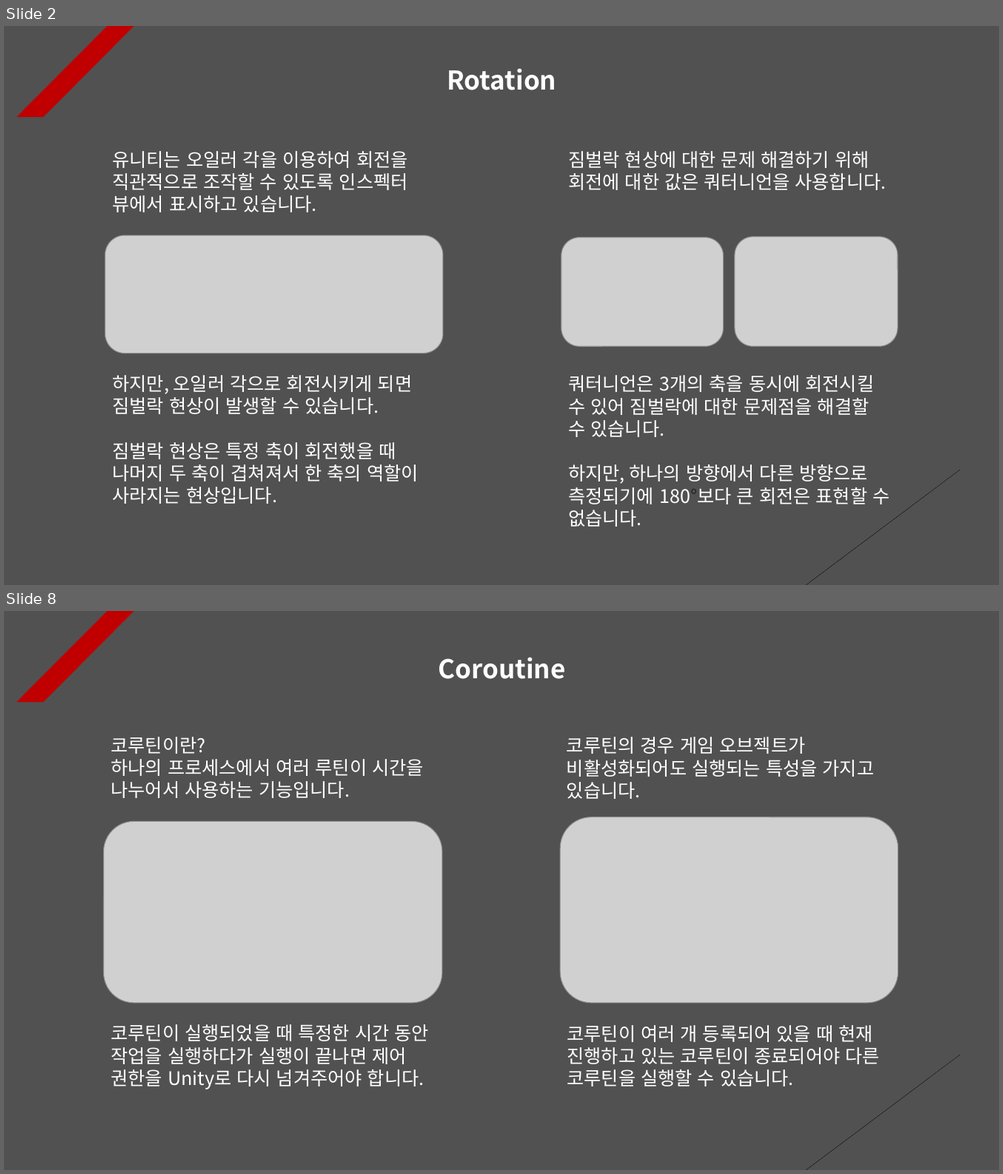
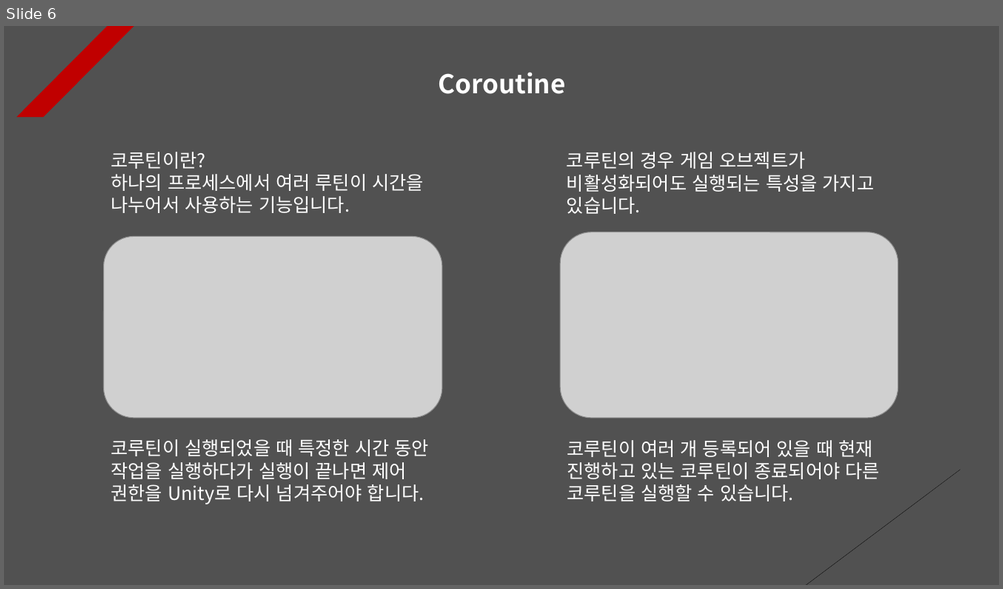
Before and after one commit to Unity2033/3D-UnityEngine, a slide deck: Assets/Rotation/PPT Data/Rotation Example.pptx. Shown one above the other, each under a label of ours: slides 2 and 8 before the commit, slide 6 after it; the slides between them are not shown. The pictures are 1003x1174 and 1003x589 pixels, drawn with LibreOffice and Linux fonts; fonts in the diff are those of the drawing; grey boxes stand for pictures. Boxes give left, top, right and bottom in pixels: in the first picture for what was removed or moved away, otherwise in the second. Text is boxed around its words. In the diff, an @@ line names an element or a change of style, - is before the commit and + after.

```diff
--- a/Assets/Rotation/PPT Data/Rotation Example.pptx
+++ b/Assets/Rotation/PPT Data/Rotation Example.pptx
@@ slide 2 removed at [4, 26, 999, 585], background #515151; not listed: 2 template elements that a slide beside it also shows @@
@@ text removed at [447, 68, 556, 90] @@
-Rotation
@@ text removed at [112, 151, 408, 212] @@
-유니티는 오일러 각을 이용하여 회전을 직관적으로 조작할 수 있도록 인스펙터 뷰에서 표시하고 있습니다.
@@ text removed at [568, 151, 886, 190] @@
-짐벌락 현상에 대한 문제 해결하기 위해 회전에 대한 값은 쿼터니언을 사용합니다.
@@ picture removed at [105, 235, 443, 354] @@
@@ picture removed at [561, 238, 723, 347] @@
@@ picture removed at [734, 237, 897, 347] @@
@@ text removed at [112, 375, 418, 504] @@
-하지만, 오일러 각으로 회전시키게 되면 짐벌락 현상이 발생할 수 있습니다.
-짐벌락 현상은 특정 축이 회전했을 때 나머지 두 축이 겹쳐져서 한 축의 역할이 사라지는 현상입니다.
@@ text removed at [568, 375, 889, 527] @@
-쿼터니언은 3개의 축을 동시에 회전시킬 수 있어 짐벌락에 대한 문제점을 해결할 수 있습니다.
-하지만, 하나의 방향에서 다른 방향으로 측정되기에 180°보다 큰 회전은 표현할 수 없습니다.
@@ what was slide 8 is now slide 6 @@
```
Also in this commit, not shown: 7 slides changed, 1 slide added, 7 other slides removed, 43 other files.
